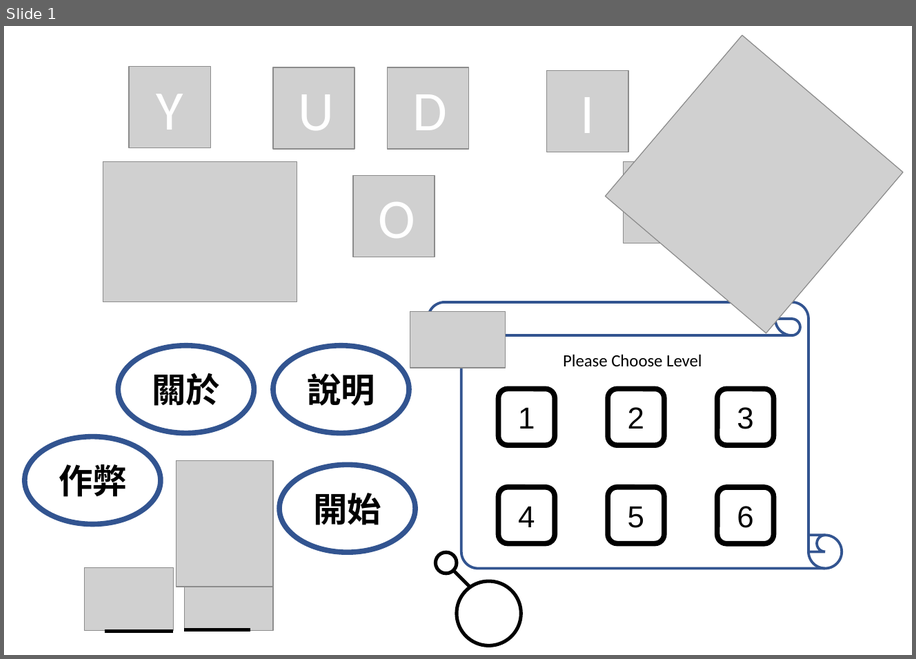
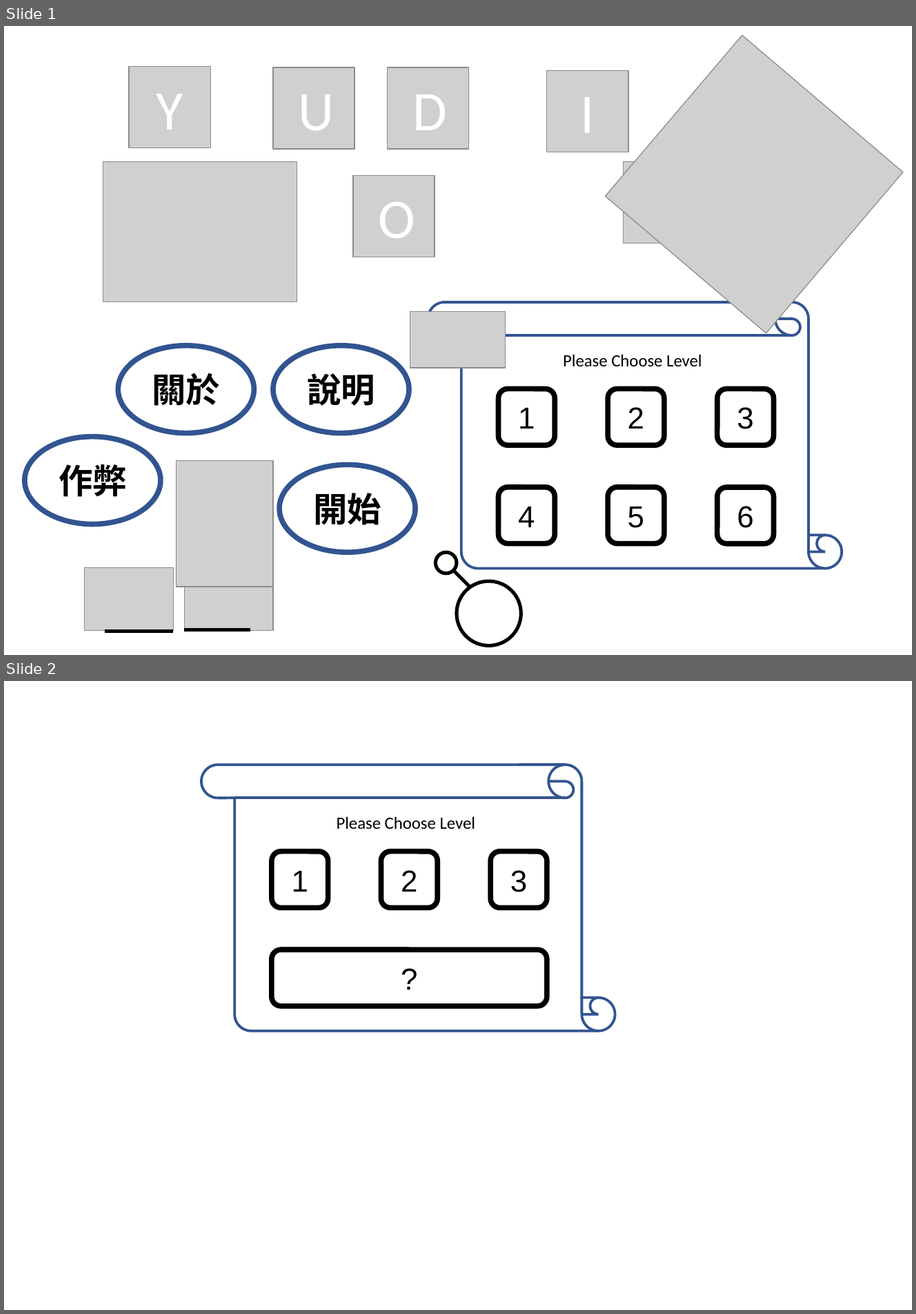
Before and after one commit to YangKelvin/SuperAdventure, a slide deck: images/簡報1.pptx. Shown one above the other, each under a label of ours: slide 1 before the commit, slides 1 and 2 after it. The pictures are 916x659 and 916x1314 pixels, drawn with LibreOffice and Linux fonts; fonts in the diff are those of the drawing; grey boxes stand for pictures. Boxes give left, top, right and bottom in pixels: in the first picture for what was removed or moved away, otherwise in the second. Text is boxed around its words. In the diff, an @@ line names an element or a change of style, - is before the commit and + after.

```diff
--- a/images/簡報1.pptx
+++ b/images/簡報1.pptx
@@ slide 2 added at bbox=[4, 681, 912, 1310], background #FFFFFF @@
@@ group added at bbox=[201, 765, 615, 1031]: 4 rounded rectangles, 1 vertical scroll, 1 text @@
+1
+2
+3
+?
+Please Choose Level
```
Also in this commit, not shown: 1 slide changed, 2 other slides added, 1 slide removed, 9 other files.
